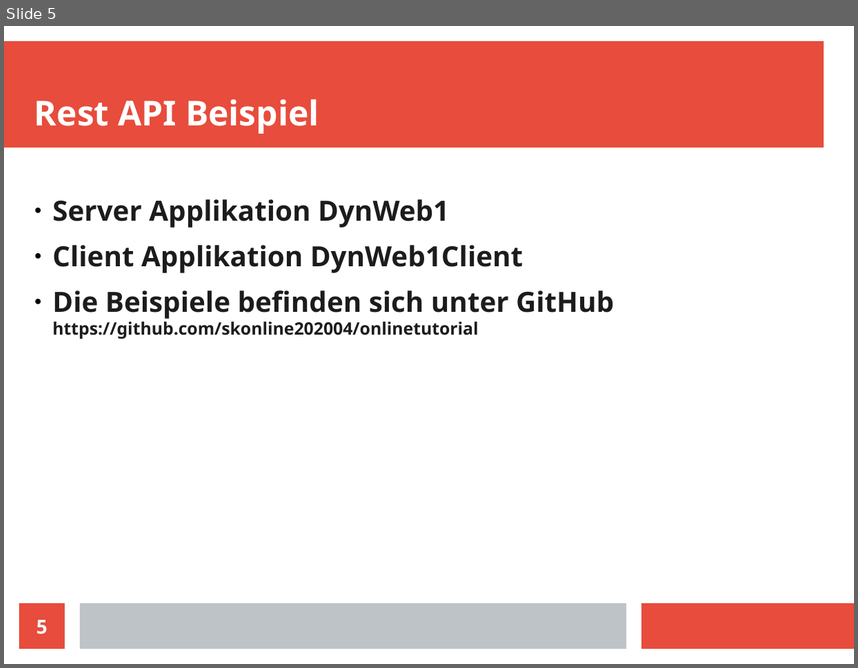
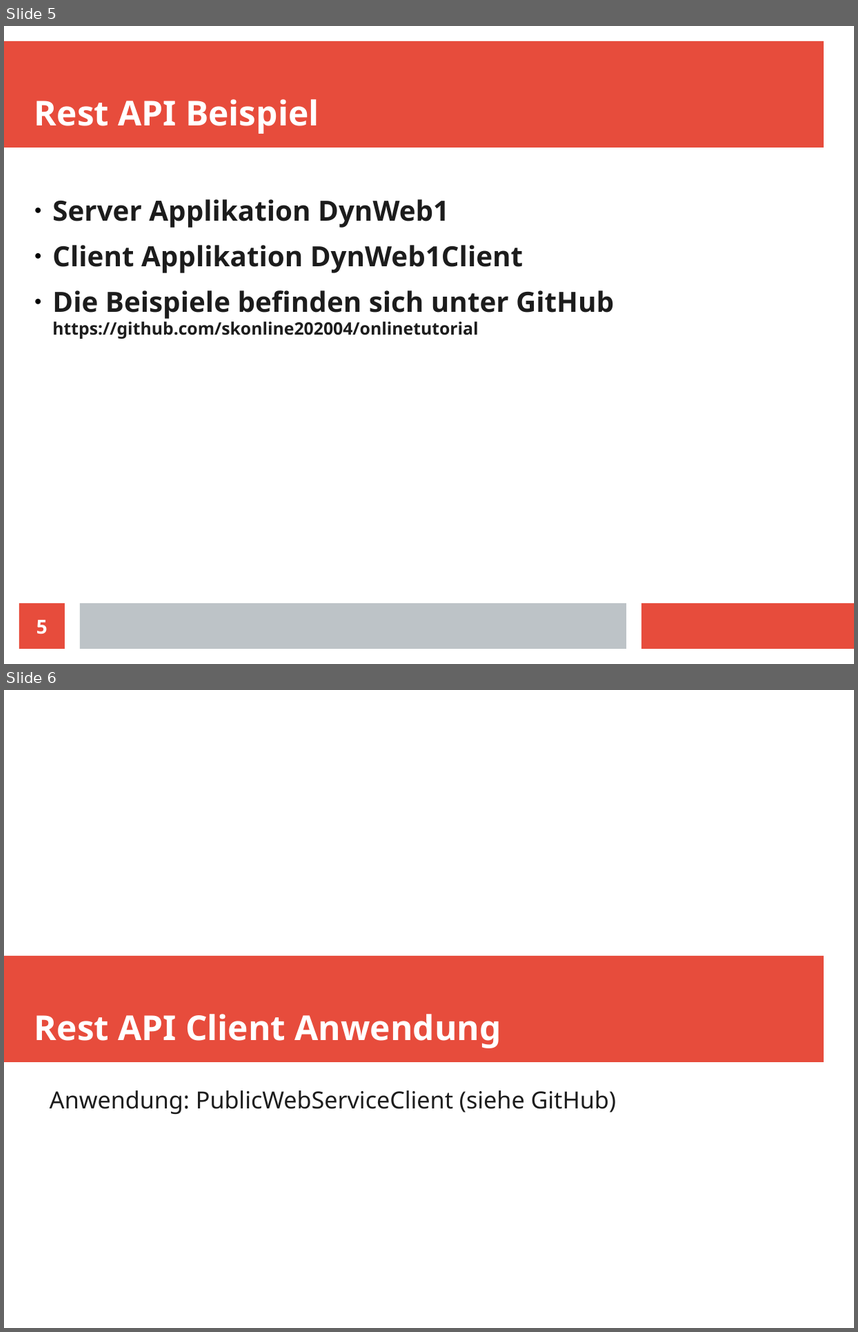
Before and after one commit to skonline202004/onlinetutorial, a slide deck: Themen.odp. Shown one above the other, each under a label of ours: slide 5 before the commit, slides 5 and 6 after it. The pictures are 858x668 and 858x1332 pixels, drawn with LibreOffice and Linux fonts; fonts in the diff are those of the drawing. Boxes give left, top, right and bottom in pixels: in the first picture for what was removed or moved away, otherwise in the second. Text is boxed around its words. In the diff, an @@ line names an element or a change of style, - is before the commit and + after.

```diff
--- a/Themen.odp
+++ b/Themen.odp
@@ slide 6 added at bbox=[4, 690, 854, 1328], background #FFFFFF @@
@@ rectangle added at bbox=[4, 956, 824, 1062], fill #E74C3C @@
@@ title added at bbox=[34, 1014, 501, 1048], 32 pt, text #FFFFFF, bold @@
+Rest API Client Anwendung
@@ subtitle added at bbox=[50, 1090, 616, 1114], 22 pt, text #1C1C1C @@
+Anwendung: PublicWebServiceClient (siehe GitHub)
```
Also in this commit, not shown: 1 other slide added.
